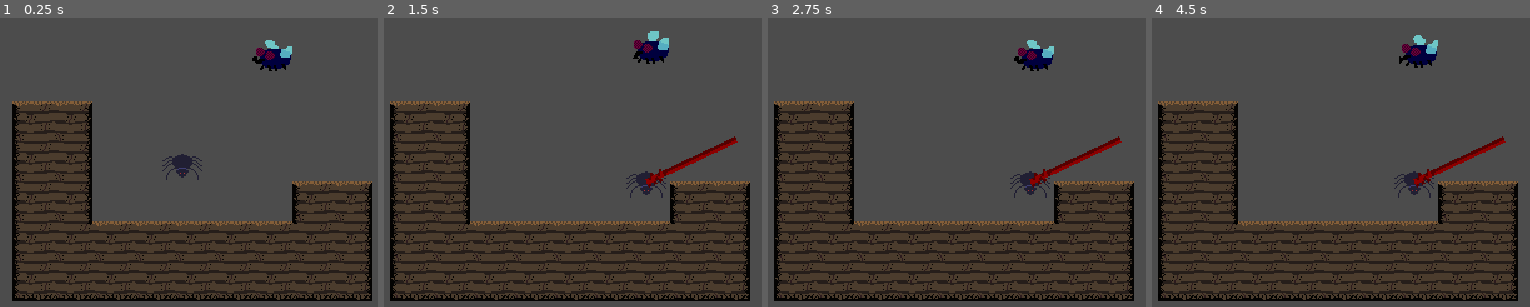
Above: before the commit, frames 1-4 (left to right).
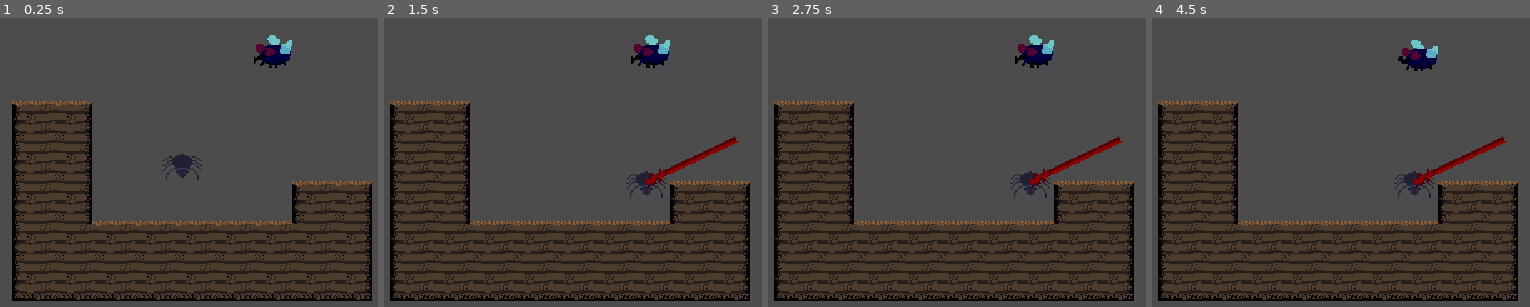
Above: after the commit, the same moments.

Repository: Heckin-Doggo/gmtk-game
Game: Godot game, scene res://levels/TestLevel.tscn
Same seed, same stepped clock (60 frames per second), same inputs: the game is played once before the commit and once after it.
Inputs (mouse positions are in pixels of both pictures, inside the frame that each line leads up to):
- Up to frame 1 (0.25 s): no input
- Up to frame 2 (1.5 s): move the mouse to (743, 139) at 0.52 s; click (743, 139) at 0.67 s; move the mouse to (735, 139) at 1.27 s; click (735, 139) at 1.42 s
- Up to frame 3 (2.75 s): move the mouse to (1119, 139) at 2.02 s; click (1119, 139) at 2.17 s
- Up to frame 4 (4.5 s): click (1503, 139) at 2.92 s; click (1503, 139) at 3.67 s; click (1503, 139) at 4.42 s

The runs differ from the first frame. In frame 1, 0.7% of the frame differs, in the area x 66-78%, y 5-19%; in frame 2, 0.6%; in frame 3, 0.6%; in frame 4, 0.6%.

Commit message:
select the fly

Diff:
--- a/game/Fly.gd
+++ b/game/Fly.gd
@@ -13,6 +13,8 @@
 func _ready():
 	original_pos = position
 	$RandomMovementTimer.connect("timeout", self, "random_movement")
+	connect("mouse_entered", self, "_on_mouse_entered")
+	connect("mouse_exited", self, "_on_mouse_exited")
 
 
 # Called every frame. 'delta' is the elapsed time since the previous frame.
@@ -35,3 +37,9 @@
 	var rand_force = Vector2((randf()-.5)*1000, (randf()-.5)*1000)
 	additional_vector = rand_force
 	print("set random fly force to:", rand_force)
+
+func _on_mouse_entered():
+	$AnimatedSprite.self_modulate = Color(1,1,0)
+
+func _on_mouse_exited():
+	$AnimatedSprite.self_modulate = Color(1,1,1)
--- a/game/Fly.tscn
+++ b/game/Fly.tscn
@@ -31,6 +31,7 @@
 } ]
 
 [node name="Fly" type="RigidBody2D"]
+input_pickable = true
 mode = 2
 script = ExtResource( 2 )
 dampening = 100
@@ -40,7 +41,6 @@
 
 [node name="AnimatedSprite" type="AnimatedSprite" parent="."]
 frames = SubResource( 6 )
-frame = 1
 playing = true
 
 [node name="RandomMovementTimer" type="Timer" parent="."]
